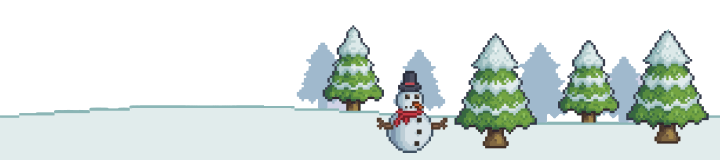
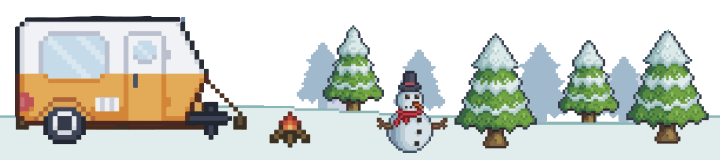
Layered file, before and after one edit (720 x 160). Changes by layer:
added layer "Capa 8" above "Capa 7" over [15, 15, 233, 145]
added layer "Capa 7" above "Capa 6" over [15, 55, 311, 148]
